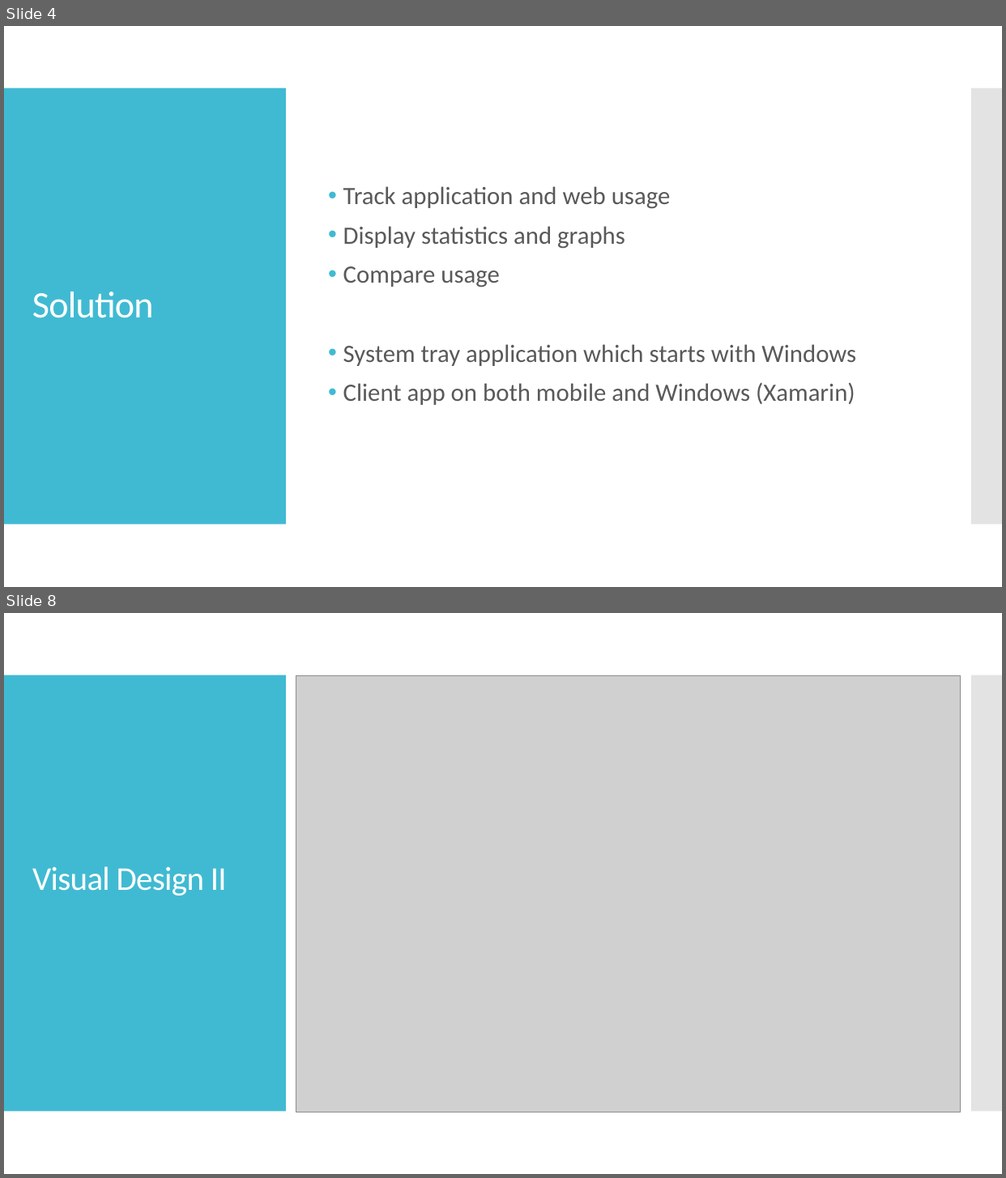
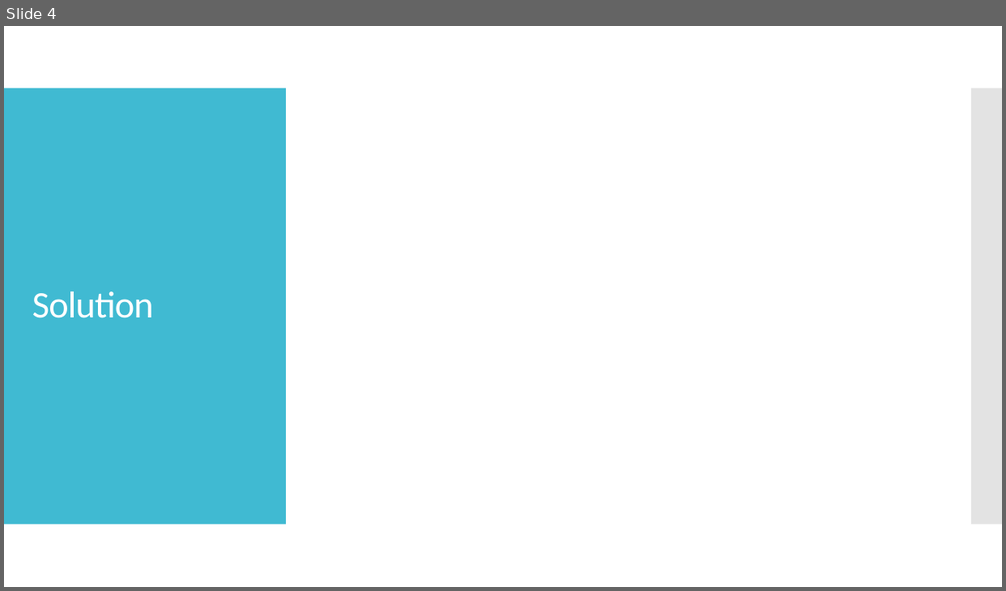
Before and after one commit to SaviMohan/Timekeeper, a slide deck: Planning/Timekeeper.pptx. Shown one above the other, each under a label of ours: slides 4 and 8 before the commit, slide 4 after it; the slides between them are not shown. The pictures are 1006x1178 and 1006x591 pixels, drawn with LibreOffice and Linux fonts; fonts in the diff are those of the drawing; grey boxes stand for pictures. Boxes give left, top, right and bottom in pixels: in the first picture for what was removed or moved away, otherwise in the second. Text is boxed around its words. In the diff, an @@ line names an element or a change of style, - is before the commit and + after.

```diff
--- a/Planning/Timekeeper.pptx
+++ b/Planning/Timekeeper.pptx
@@ slide 8 removed at (4, 613, 1002, 1174), background #FFFFFF; not listed: 2 template elements that a slide beside it also shows @@
@@ picture removed at (296, 676, 960, 1112) @@
@@ title removed at (32, 867, 227, 896) @@
-Visual Design II
@@ slide 4 changed as well @@
@@ text removed at (343, 186, 856, 405) @@
-• Track application and web usage
-• Display statistics and graphs
-• Compare usage
-• System tray application which starts with Windows
-• Client app on both mobile and Windows (Xamarin)
```
Also in this commit, not shown: 2 other slides changed, 6 slides added, 5 other slides removed, 1 other file.
